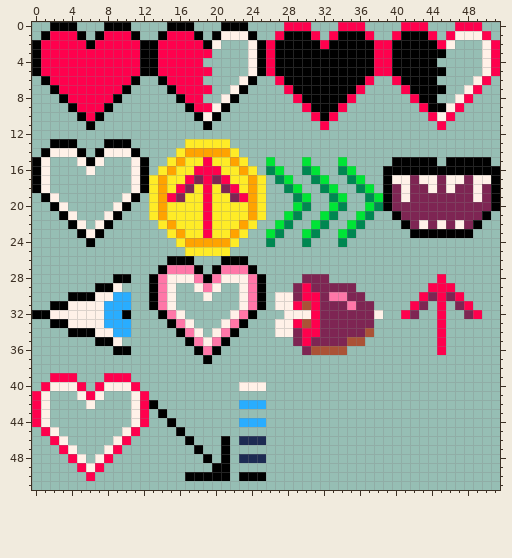
Two versions of one pixel-art sprite, src/client/img/ui.png. Above is the file before it was changed.
The file is 52x52 pixels.
New version:
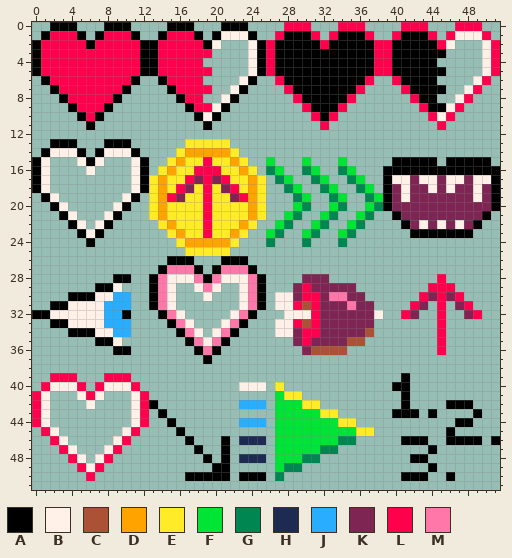
Palette (. is transparent): A #000000  B #fff1e8  C #ab5236  D #ffa300  E #ffec27  F #00e436  G #008751  H #1d2b53  J #29adff  K #7e2553  L #ff004d  M #ff77a8
From old to new:
{"y":39,"x":41,"old":".","new":"A"}
{"y":40,"x":27,"old":".","new":"E"}
{"y":40,"x":40,"old":"..","new":"AA"}
{"y":41,"x":27,"old":"...","new":"FEE"}
{"y":41,"x":41,"old":".","new":"A"}
{"y":42,"x":27,"old":".....","new":"FFFEE"}
{"y":42,"x":41,"old":".","new":"A"}
{"y":42,"x":46,"old":"...","new":"AAA"}
{"y":43,"x":27,"old":".......","new":"FFFFFEE"}
{"y":43,"x":40,"old":"...","new":"AAA"}
{"y":43,"x":44,"old":".","new":"A"}
{"y":43,"x":49,"old":".","new":"A"}
{"y":44,"x":27,"old":".........","new":"FFFFFFFEE"}
{"y":44,"x":47,"old":"..","new":"AA"}
{"y":45,"x":27,"old":"...........","new":"FFFFFFFFFEE"}
{"y":45,"x":46,"old":".","new":"A"}
{"y":46,"x":27,"old":".........","new":"FFFFFFFGG"}
{"y":46,"x":41,"old":"...","new":"AAA"}
{"y":46,"x":46,"old":"....","new":"AAAA"}
{"y":46,"x":51,"old":".","new":"A"}
{"y":47,"x":27,"old":".......","new":"FFFFFGG"}
{"y":47,"x":44,"old":".","new":"A"}
{"y":48,"x":27,"old":".....","new":"FFFGG"}
{"y":48,"x":42,"old":"..","new":"AA"}
{"y":49,"x":27,"old":"...","new":"FGG"}
{"y":49,"x":44,"old":".","new":"A"}
{"y":50,"x":27,"old":".","new":"G"}
{"y":50,"x":41,"old":"...","new":"AAA"}
{"y":50,"x":46,"old":".","new":"A"}
